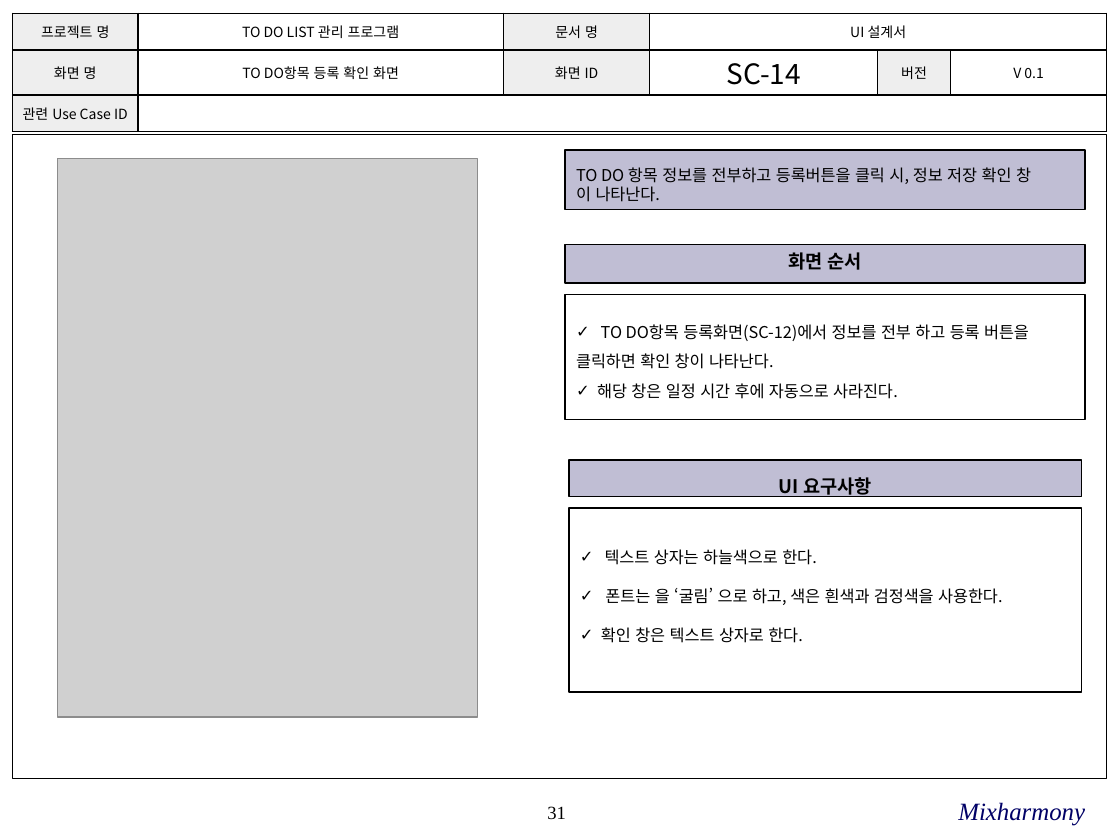
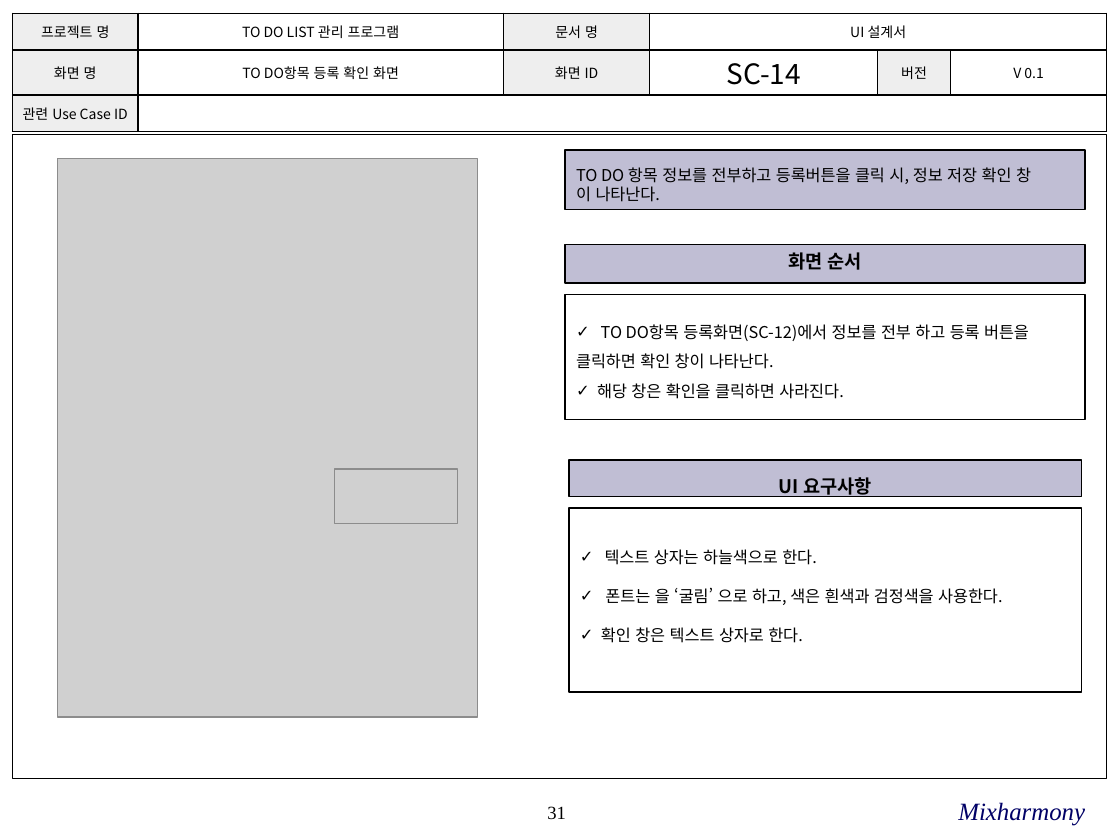
Before and after one commit to SE-admin/SE2017_2_mixharmony, a slide deck: slide 31 of doc/3_ 설계서/UI Design Template.pptx. Drawn at 1120x840 pixels with LibreOffice and Linux fonts; fonts in the diff are those of the drawing; grey boxes stand for pictures; background and template pictures are left out. Boxes give left, top, right and bottom in pixels: in the first picture for what was removed or moved away, otherwise in the second. Text is boxed around its words. In the diff, an @@ line names an element or a change of style, - is before the commit and + after.

```diff
--- a/doc/3_ 설계서/UI Design Template.pptx
+++ b/doc/3_ 설계서/UI Design Template.pptx
@@ text in rectangle at [597, 383, 844, 399]: text changed @@
-✓ 해당 창은 일정 시간 후에 자동으로 사라진다.
+✓ 해당 창은 확인을 클릭하면 사라진다.
@@ picture added at [335, 469, 458, 524] @@
```
Also in this commit, not shown: 6 other slides changed, 2 slides added.
